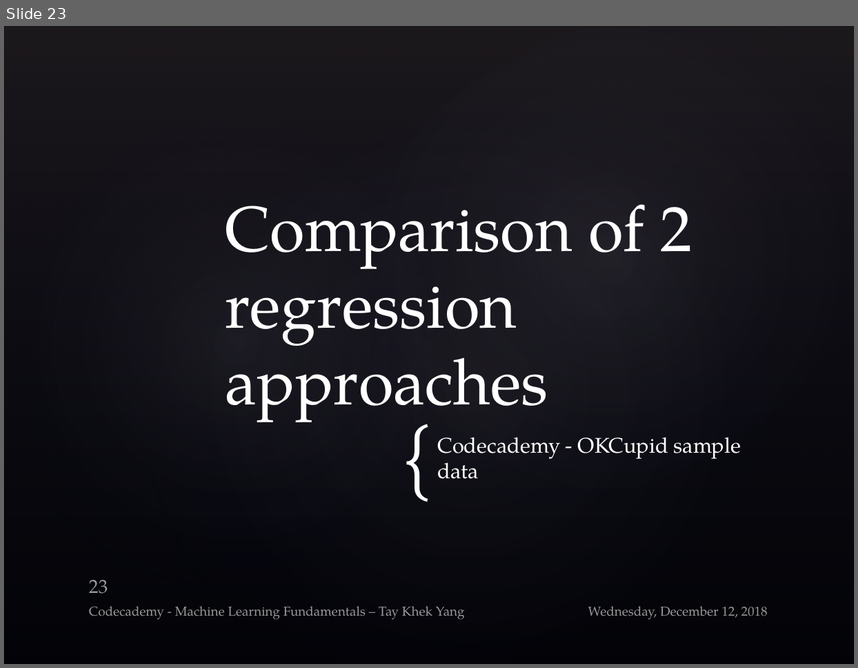
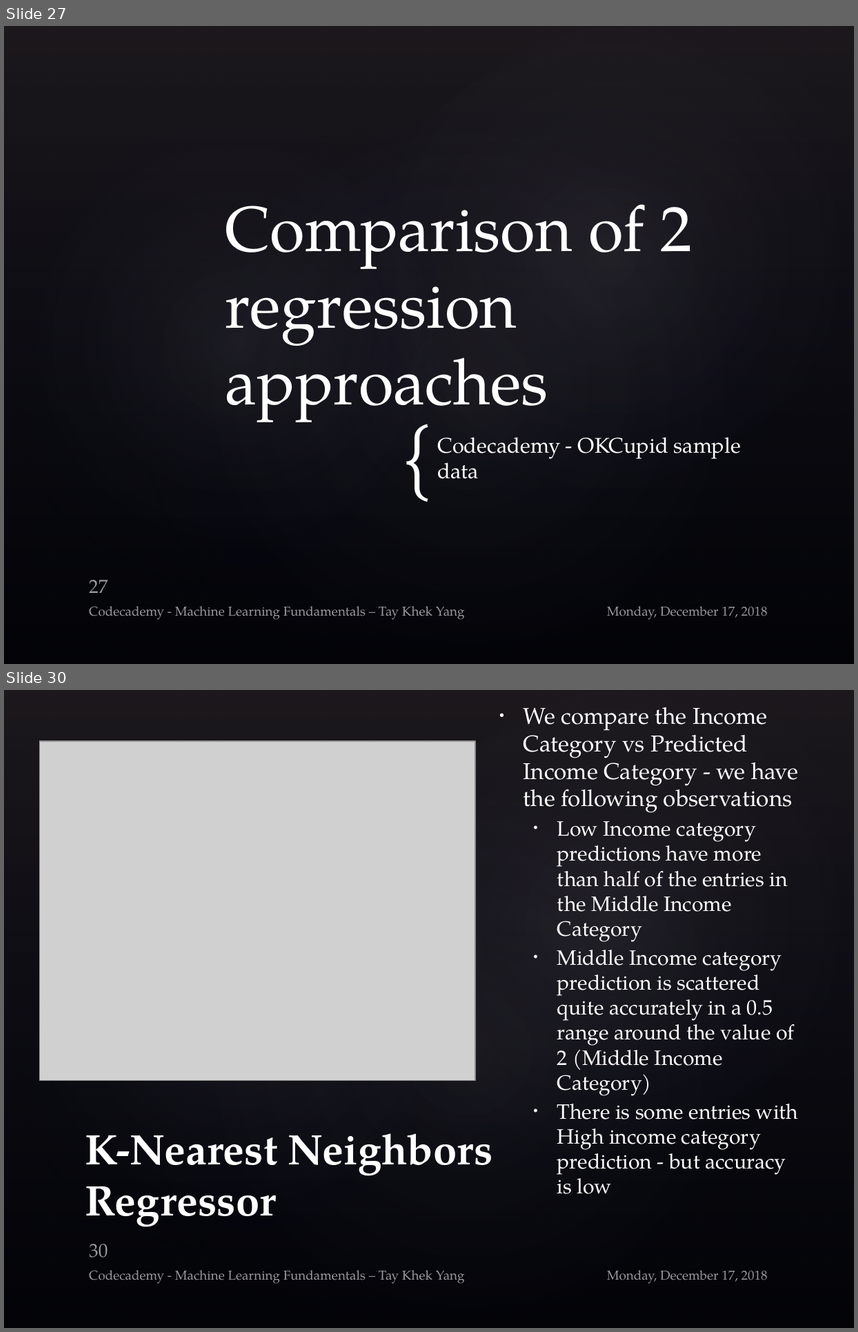
Before and after one commit to rivacordex/date-a-scientist, a slide deck: MachineLearning_Submit/ML_Khek_V1.pptx. Shown one above the other, each under a label of ours: slide 23 before the commit, slides 27 and 30 after it; the slides between them are not shown. The pictures are 858x668 and 858x1332 pixels, drawn with LibreOffice and Linux fonts; fonts in the diff are those of the drawing; grey boxes stand for pictures; background and template pictures are left out. Boxes give left, top, right and bottom in pixels: in the first picture for what was removed or moved away, otherwise in the second. Text is boxed around its words. In the diff, an @@ line names an element or a change of style, - is before the commit and + after.

```diff
--- a/MachineLearning_Submit/ML_Khek_V1.pptx
+++ b/MachineLearning_Submit/ML_Khek_V1.pptx
@@ slide 30 added at box(4, 690, 854, 1328), background picture (left out); not listed: 4 template elements that a slide beside it also shows @@
@@ text added at box(524, 727, 799, 1194), 17.6 pt, text #FFFFFF @@
+• We compare the Income Category vs Predicted Income Category - we have the following observations
+  • Low Income category predictions have more than half of the entries in the Middle Income Category
+  • Middle Income category prediction is scattered quite accurately in a 0.5 range around the value of 2 (Middle Income Category)
+  • There is some entries with High income category prediction - but accuracy is low
@@ picture added at box(40, 741, 476, 1080) @@
@@ title added at box(85, 1133, 493, 1227), 36 pt, text #FFFFFF, bold @@
+K-Nearest Neighbors Regressor
@@ page number added at box(89, 1243, 107, 1257), 16 pt, text #FFFFFF at 60% opacity @@
+30
@@ text added at box(89, 1270, 465, 1283), 11 pt, text #FFFFFF at 60% opacity @@
+Codecademy - Machine Learning Fundamentals – Tay Khek Yang
@@ text added at box(607, 1270, 768, 1283), 11 pt, text #FFFFFF at 60% opacity @@
+Monday, December 17, 2018
@@ what was slide 23 is now slide 27 @@
@@ slide 27 changed as well @@
@@ page number at box(89, 579, 107, 592): text changed @@
-23
+27
@@ text at box(607, 606, 768, 619): text changed @@
-Wednesday, December 12, 2018
+Monday, December 17, 2018
```
Also in this commit, not shown: 24 other slides changed, 6 other slides added, 1 other file.
